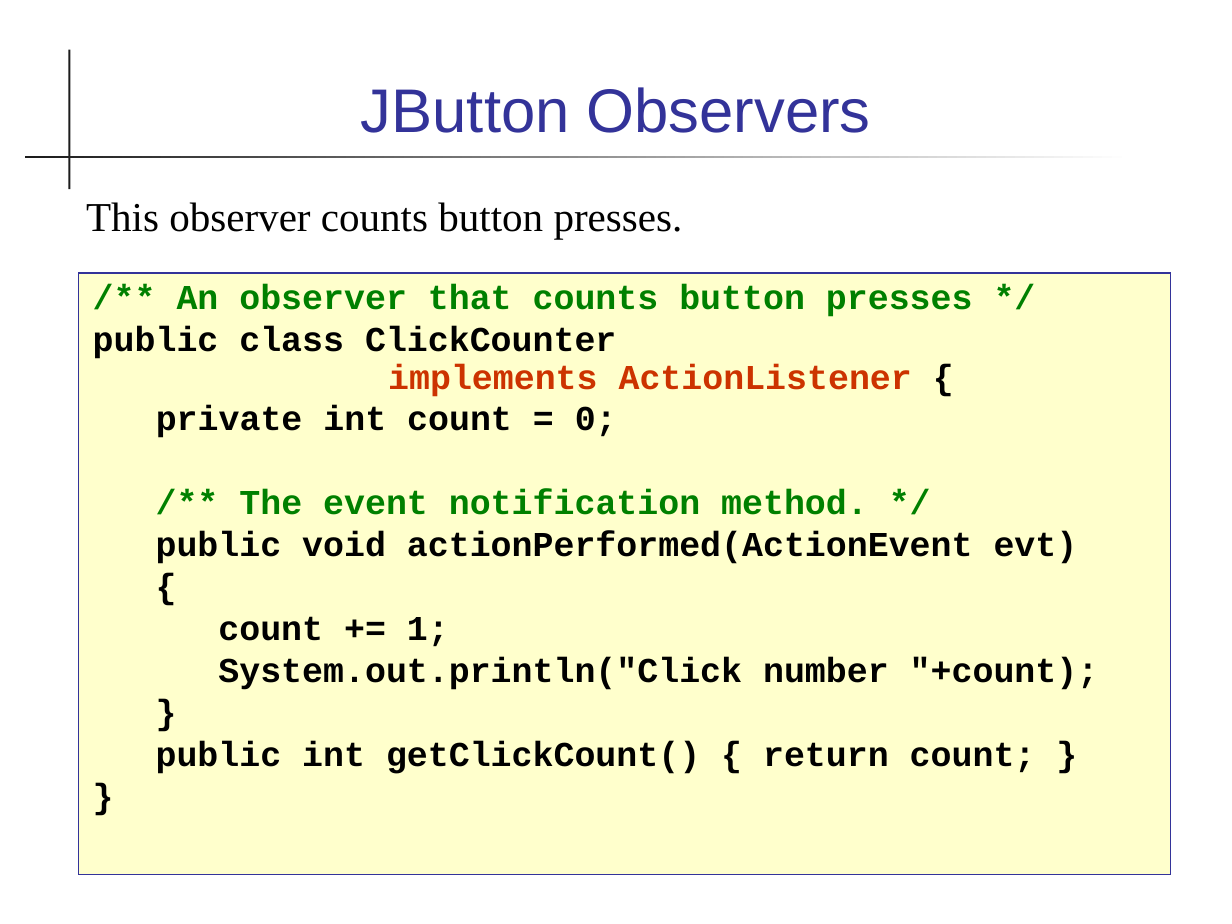
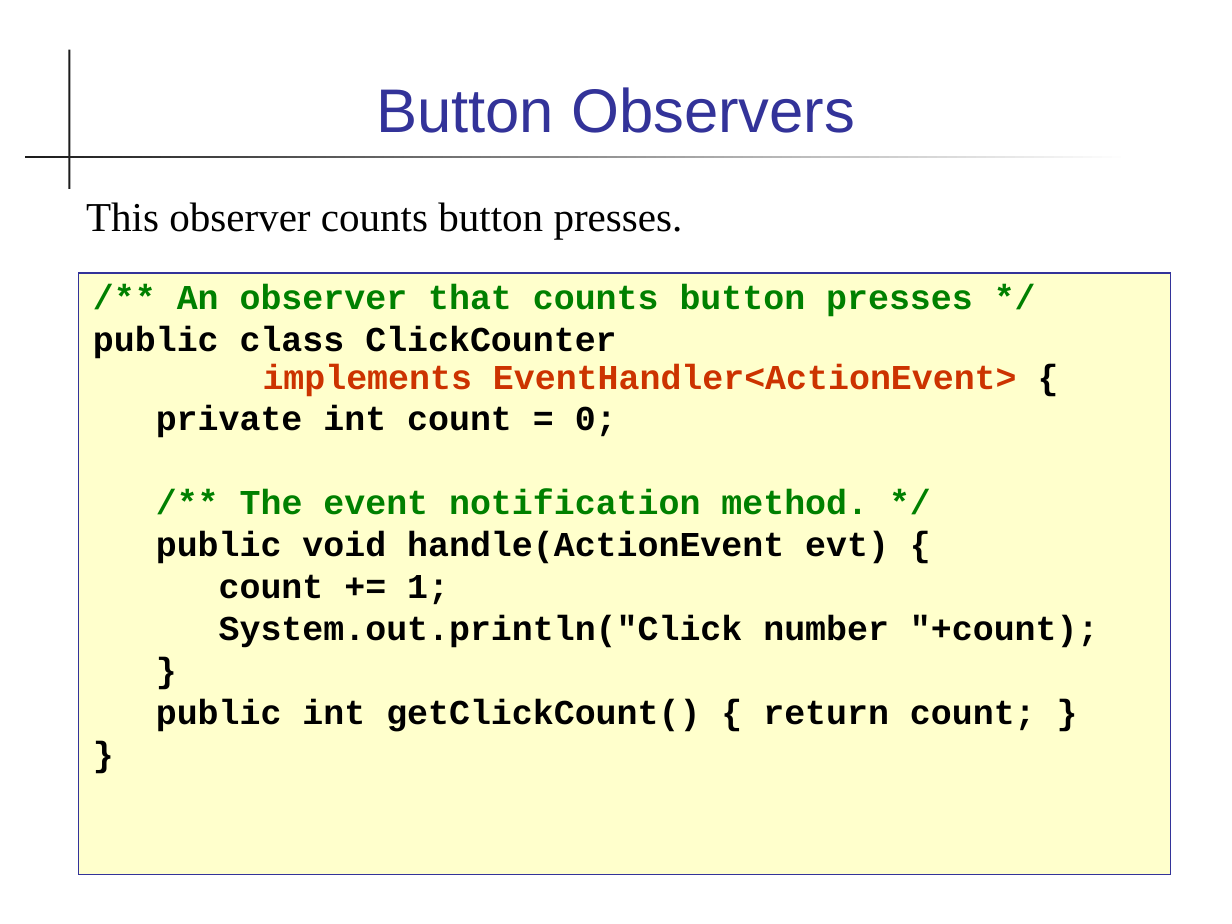
Before and after one commit to skeoop/skeoop.github.io, a slide deck: slide 5 of patterns/Observer-Pattern.ppt. Drawn at 1232x924 pixels with LibreOffice and Linux fonts; fonts in the diff are those of the drawing. Boxes give left, top, right and bottom in pixels: in the first picture for what was removed or moved away, otherwise in the second. Text is boxed around its words. In the diff, an @@ line names an element or a change of style, - is before the commit and + after.

Commit message:
Add Lab14, update observer slides

```diff
--- a/patterns/Observer-Pattern.ppt
+++ b/patterns/Observer-Pattern.ppt
@@ title at (376, 87, 855, 133): text changed @@
-JButton Observers
+Button Observers
@@ text at (93, 326, 1017, 397): text changed; text colour #000000 to #CC3300 @@
-public class ClickCounter
-implements ActionListener {
+public class ClickCounter
+implements EventHandler<ActionEvent> {
@@ text at (156, 532, 889, 564): text changed @@
-public void actionPerformed(ActionEvent evt)
-{
+public void handle(ActionEvent evt) {
```
Also in this commit, not shown: 6 other slides changed, 5 other files.
